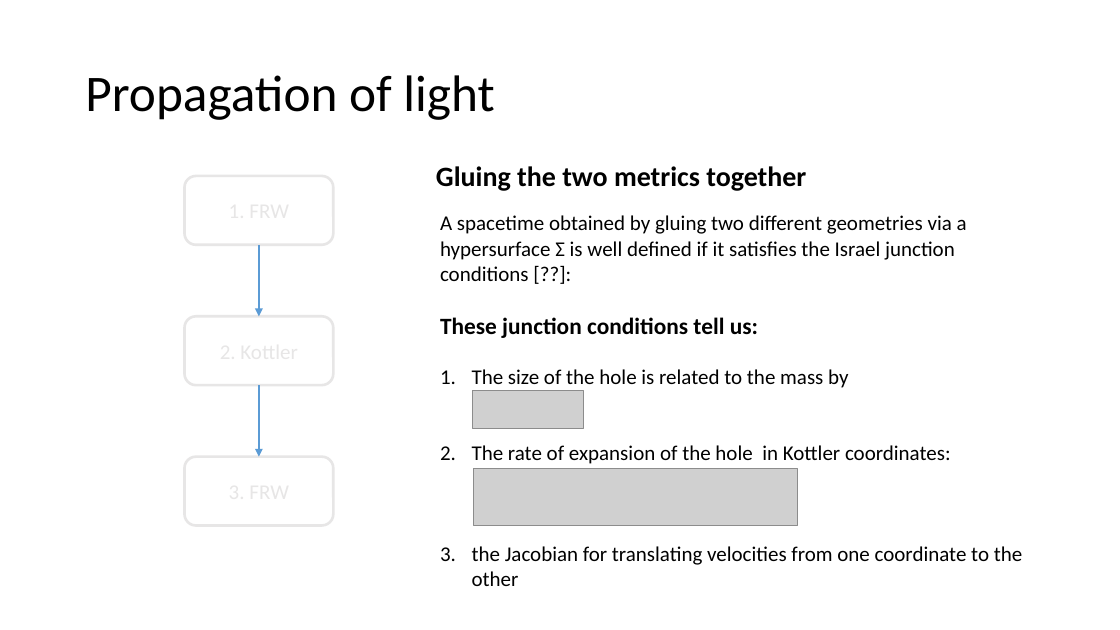
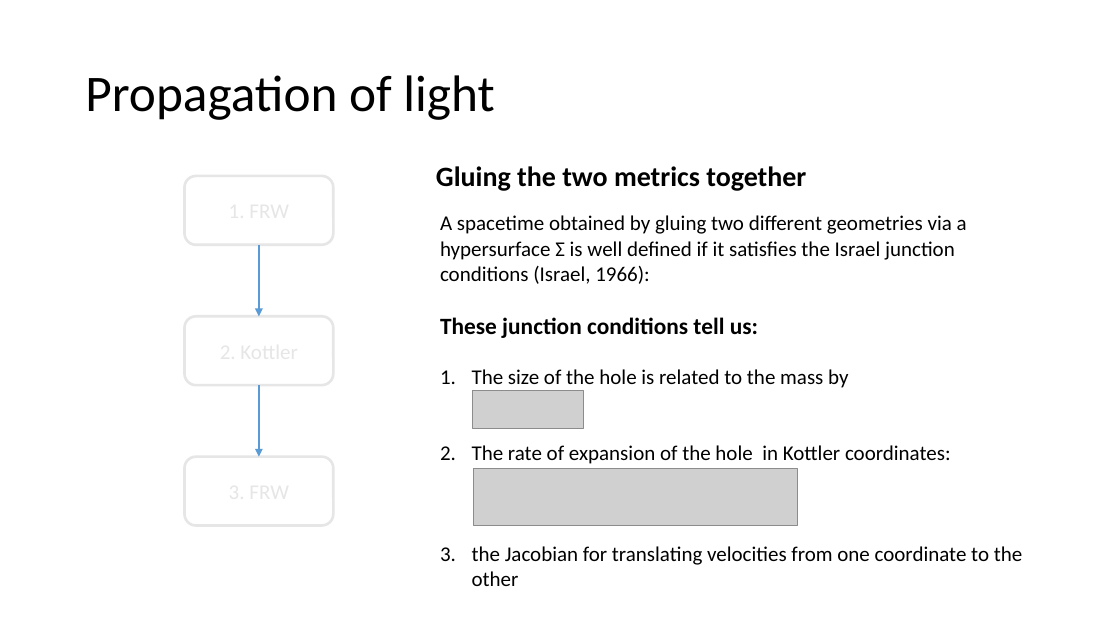
Before and after one commit to lingxz/lightbending, a slide deck: slide 13 of presentation2.pptx (slide 15 before the commit). Drawn at 1120x630 pixels with LibreOffice and Linux fonts; fonts in the diff are those of the drawing; grey boxes stand for pictures. Boxes give left, top, right and bottom in pixels: in the first picture for what was removed or moved away, otherwise in the second. Text is boxed around its words. In the diff, an @@ line names an element or a change of style, - is before the commit and + after.

```diff
--- a/presentation2.pptx
+++ b/presentation2.pptx
@@ text at box(440, 215, 967, 284): text changed @@
-A spacetime obtained by gluing two different geometries via a hypersurface Σ is well defined if it satisfies the Israel junction conditions [??]:
+A spacetime obtained by gluing two different geometries via a hypersurface Σ is well defined if it satisfies the Israel junction conditions (Israel, 1966):
```
Also in this commit, not shown: 7 other slides changed, 5 slides added, 2 slides removed, 18 other files.
